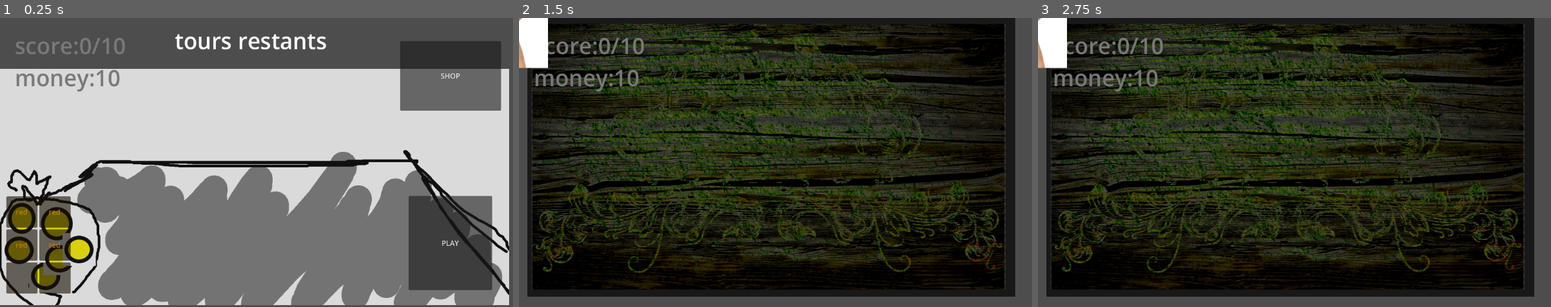
Above: before the commit, frames 1-3 (left to right).
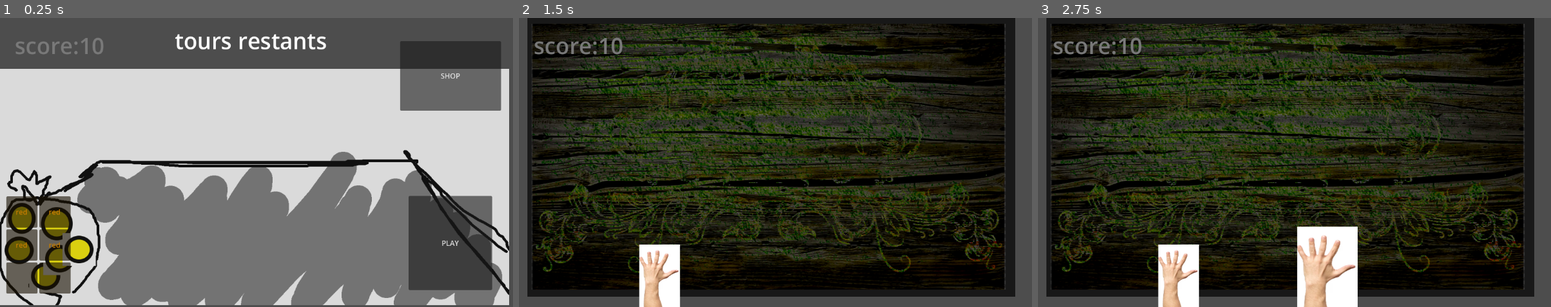
Above: after the commit, the same moments.

Repository: iceknith/ArcadiaJam-3-les3mousquetaires
Game: Godot game, scene res://src/GameScenes/main_game.tscn
The game is run twice, just before and just after one commit, with the same random seed, the same clock (stepped at 60 frames per second) and the same inputs.
Inputs:
- Up to frame 1 (0.25 s): no input
- Up to frame 2 (1.5 s): click "PLAY" at 0.5 s; tap Enter at 1.25 s
- Up to frame 3 (2.75 s): tap Space at 2 s

The runs differ from the first frame. In frame 1, 0.7% of the frame differs, in the area x 3-25%, y 6-26%; in frame 2, 3.4%; in frame 3, 6.7%, in the area x 0-63%, y 0-100%.

Commit message:
hand spawn !

Diff:
--- a/src/GameScenes/GameManager.gd
+++ b/src/GameScenes/GameManager.gd
@@ -16,7 +16,7 @@
 
 func afficheScore() -> void:
 	PlayerVars.score += collect_coins()
-	$PlayerScore.text = "score:" + str(PlayerVars.score) + "/" + str(scoreThreshold) + "\n" + "money:"+str(PlayerVars.money)
+	$PlayerScore.text = "score:" + str(PlayerVars.money)
 
 
 func collect_coins() -> int:
--- a/src/GameScenes/launch.gd
+++ b/src/GameScenes/launch.gd
@@ -1,25 +1,66 @@
 class_name launch
 extends Node2D
 
+@export_group("Prefabs")
 @export var hand_scene : PackedScene
 @export var coin_scene : PackedScene
 
-# all vars
-var nombre_hands = PlayerVars.organes.get("arm")
-var score
-
-# Called when the node enters the scene tree for the first time.
-func _ready() -> void:
-	pass # Replace with function body.
+@export_group("Spawn settings")
 
 
-# Called every frame. 'delta' is the elapsed time since the previous frame.
+var nombre_hands =1
+# all vars
+var left_border = 0
+var screen_width = ProjectSettings.get_setting("display/window/size/viewport_width")
+var spawnRangeSize = 0.6
+var spawnRange = screen_width * spawnRangeSize /2
+var screen_height = ProjectSettings.get_setting("display/window/size/viewport_height")
+var hand_hauteur_position = 60
+var handRandomSize =0.6
+
+var canPlaceHand:bool = true
+var currentHandNumber = 0
+var play:bool = false
+
+# utilise le process car on travaille avec des timer
 func _process(delta: float) -> void:
-	pass
+	if !play: return
+	# pour delay chaque hands
+	if(!canPlaceHand): return
+	currentHandNumber+=1
+	# HANDS
+	placeHand()
+	# DELAY
+	$handSpawnDelay.start()
+	canPlaceHand = false
+	print("ajkzkrzjl")
+	if currentHandNumber >= nombre_hands: play= false
 
 func launch() -> void:
-	for h in nombre_hands:
-		var hand_instance = hand_scene.instantiate()
-		add_child(hand_instance)
-		var coin_instance = coin_scene.instantiate()
-		add_child(hand_instance)
+	nombre_hands = PlayerVars.organes.get("arm")
+	play = true
+
+
+
+func _on_hand_spawn_delay_timeout() -> void:
+	canPlaceHand = true
+
+func placeHand() ->void:
+	var hand_instance = hand_scene.instantiate()
+	add_child(hand_instance)
+	# position main
+	var x_position = screen_width/2 + randf_range(-1,1)* spawnRange
+	var y_position = screen_height - hand_hauteur_position
+	var placement = Vector2(x_position,y_position)
+	hand_instance.global_position = placement
+	placeCoin(placement)
+	# autres settings
+	var handSize = hand_instance.scale.x + randf_range(-1,1)* handRandomSize
+	hand_instance.scale = Vector2(handSize, handSize)
+
+
+
+func placeCoin(position:Vector2) ->void:
+	var coin_instance = coin_scene.instantiate()
+	coin_instance.global_position = Vector2(screen_width/2,screen_height/2)
+	add_child(coin_instance)
--- a/src/GameScenes/launch.tscn
+++ b/src/GameScenes/launch.tscn
@@ -4,3 +4,7 @@
 
 [node name="Launch" type="Node2D"]
 script = ExtResource("1_gu6eo")
+
+[node name="handSpawnDelay" type="Timer" parent="."]
+
+[connection signal="timeout" from="handSpawnDelay" to="." method="_on_hand_spawn_delay_timeout"]
--- a/src/GameScenes/main_game.tscn
+++ b/src/GameScenes/main_game.tscn
@@ -35,8 +35,6 @@
 hand_scene = ExtResource("6_xyymd")
 coin_scene = ExtResource("6_nbtn3")
 
-[node name="Timer" type="Timer" parent="Launch"]
-
 [connection signal="play" from="TableNormale" to="." method="_on_table_normale_play"]
 [connection signal="shop" from="TableNormale" to="." method="_on_table_normale_shop"]
 [connection signal="exitShop" from="Shop" to="." method="_on_shop_exit_shop"]
--- a/src/topdownElements/coin.tscn
+++ b/src/topdownElements/coin.tscn
@@ -15,6 +15,7 @@
 }]
 
 [node name="Node2D" type="AnimatedSprite2D"]
+modulate = Color(1, 1, 1, 0.12941177)
 sprite_frames = SubResource("SpriteFrames_dkdi1")
 script = ExtResource("1_e3qj5")
 metadata/_custom_type_script = "uid://g1cik0pvqtko"
